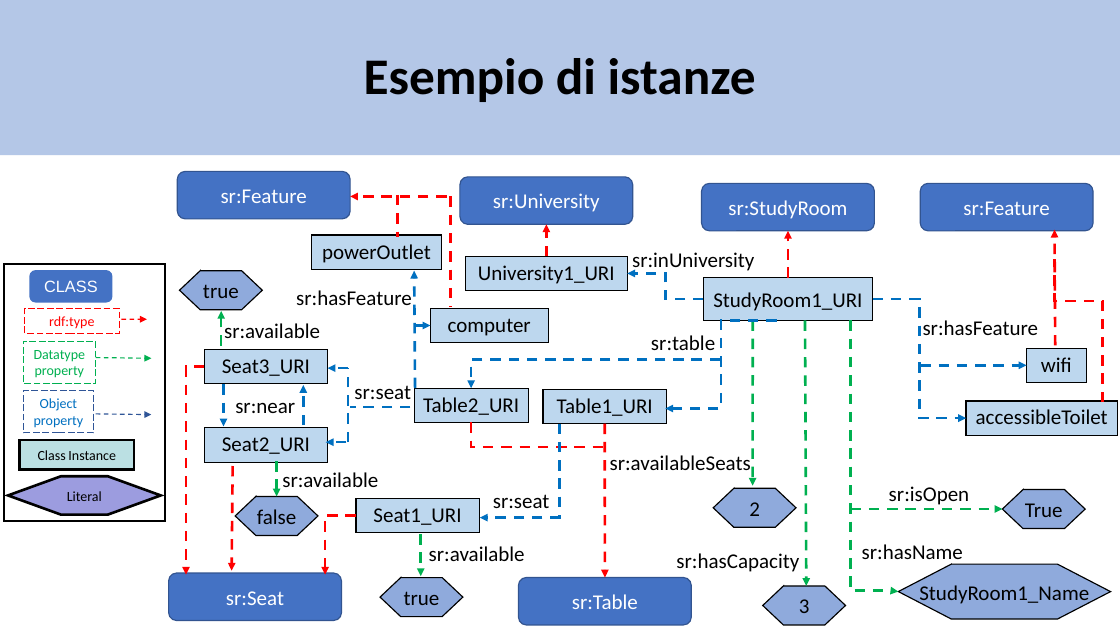
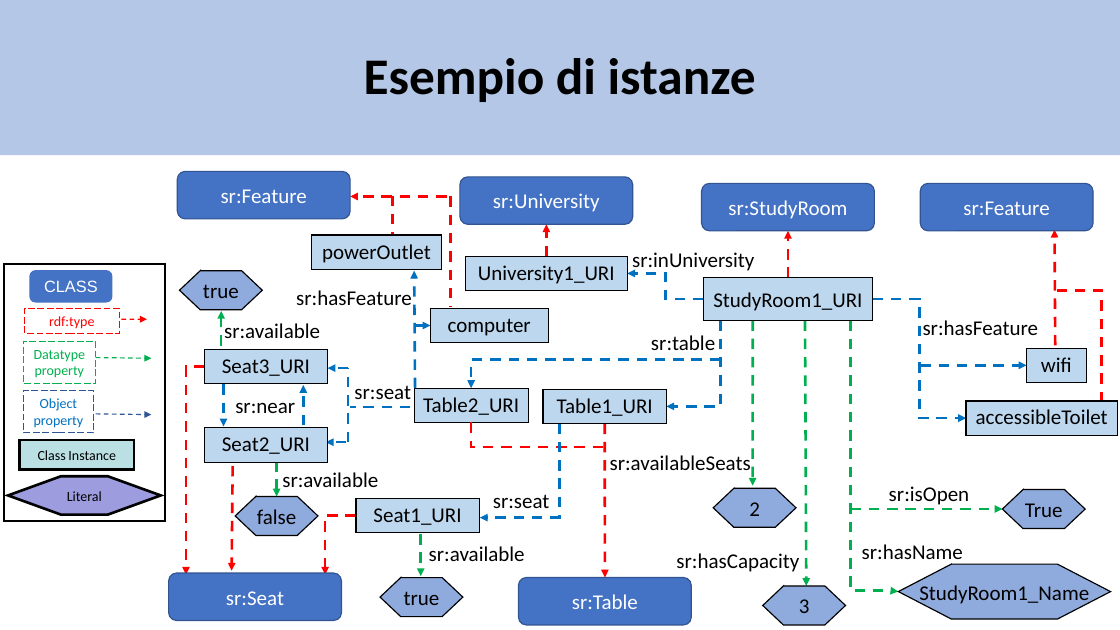
Before and after one commit to matte21/CalcM, a slide deck: slide 13 of ontologia.pptx (slide 12 before the commit). Drawn at 1120x630 pixels with LibreOffice and Linux fonts; fonts in the diff are those of the drawing. Boxes give left, top, right and bottom in pixels: in the first picture for what was removed or moved away, otherwise in the second. Text is boxed around its words. In the diff, an @@ line names an element or a change of style, - is before the commit and + after.

```diff
--- a/ontologia.pptx
+++ b/ontologia.pptx
@@ line moved from (397, 195) - (397, 237) to (393, 196) - (393, 238) @@
@@ elbow line moved from (1103, 402) - (1054, 259) to (1102, 402) - (1054, 291) @@
@@ elbow arrow moved from (777, 320) - (665, 408) to (720, 320) - (666, 407) @@
```
Also in this commit, not shown: 7 other slides changed, 1 slide added.
